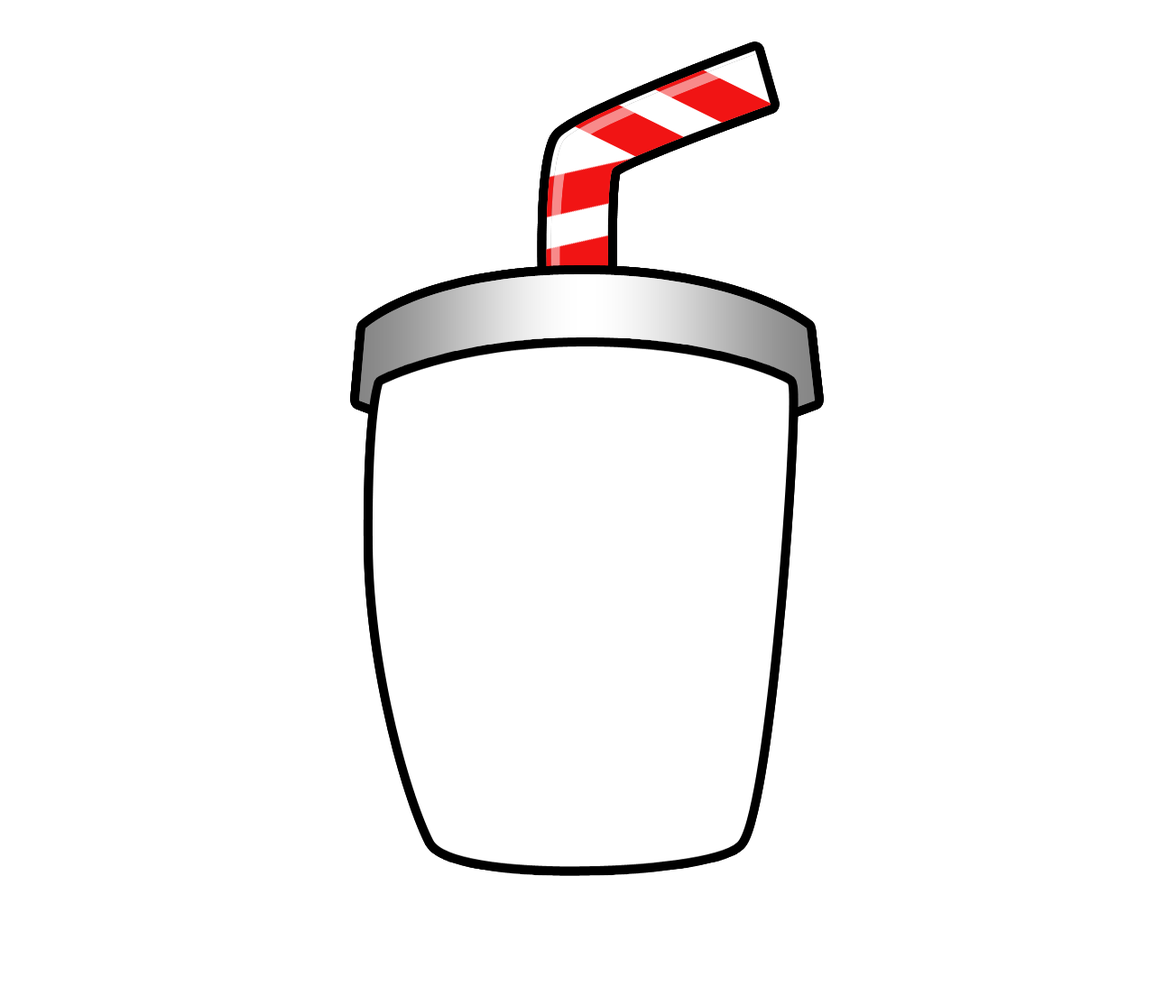
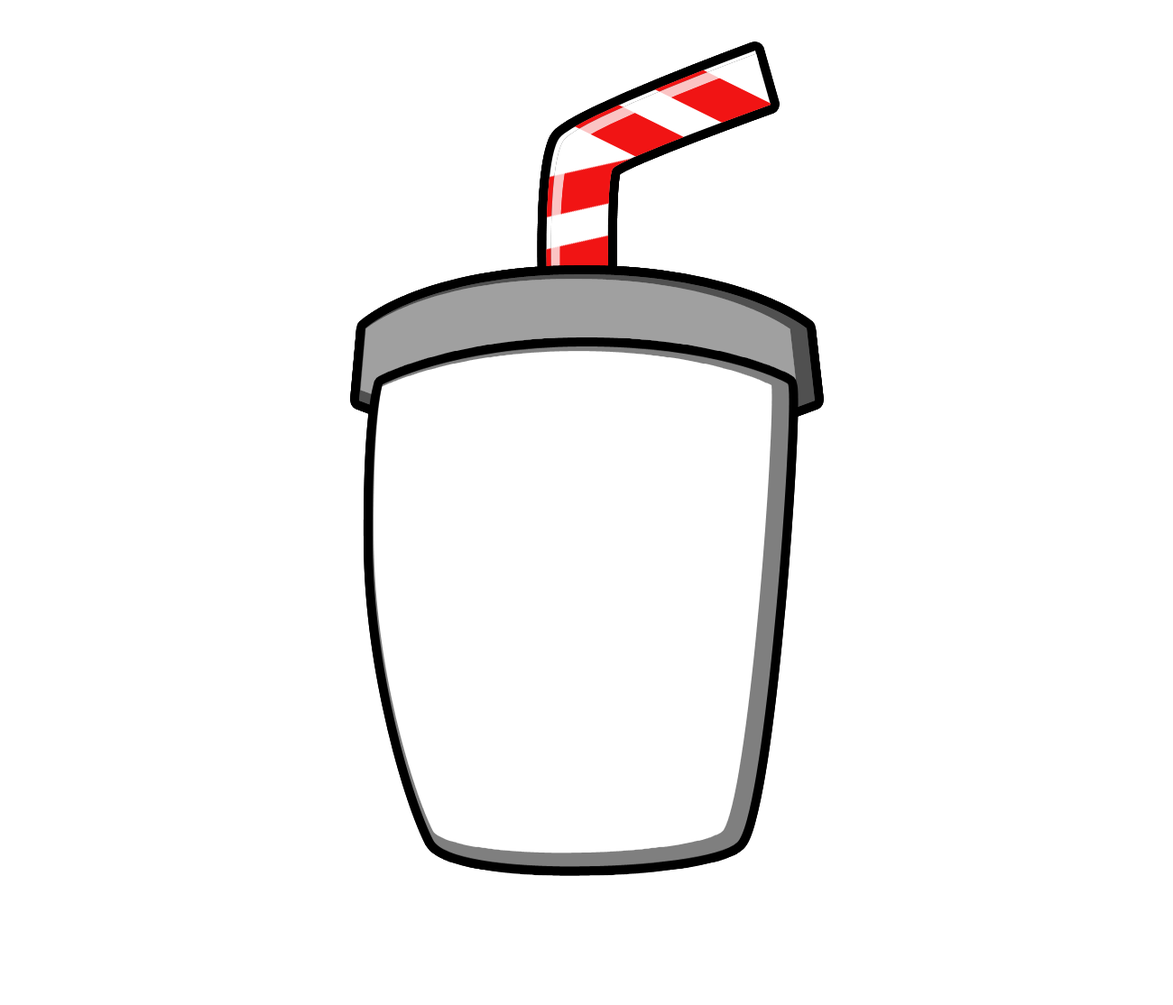
Layer changes from the first 1173px x 1005px image to the second:
painted on "Cup Kopie" over left=359, top=53, right=815, bottom=868
"Straw Light": opacity 50% → 75% over left=550, top=53, right=759, bottom=276
